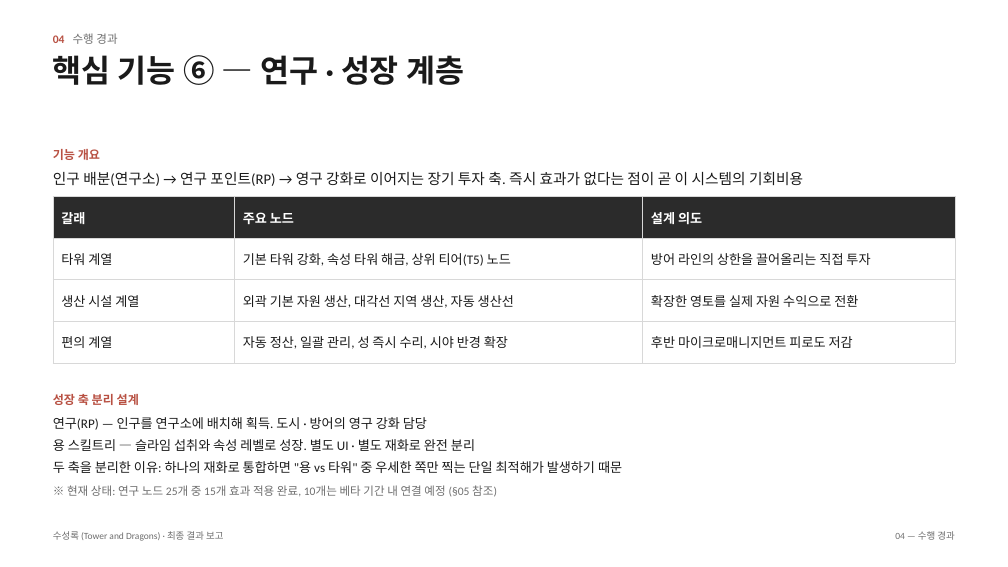
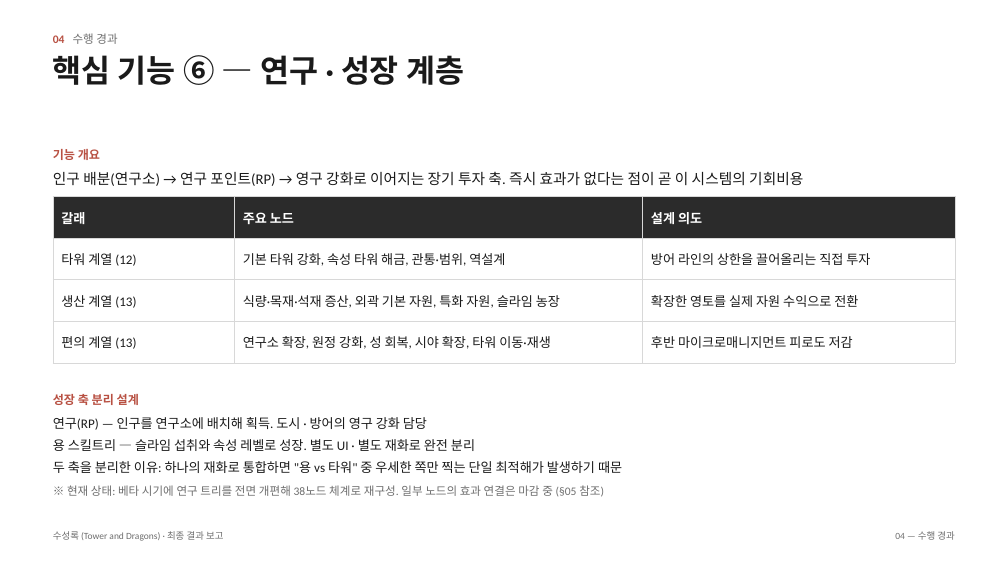
Before and after one commit to JoKangHyeon/TowerAndDragon, a slide deck: slide 14 of Docs/수성록_최종결과보고_초안.pptx (slide 13 before the commit). Drawn at 1008x567 pixels with LibreOffice and Linux fonts; fonts in the diff are those of the drawing. Boxes give left, top, right and bottom in pixels: in the first picture for what was removed or moved away, otherwise in the second. Text is boxed around its words. In the diff, an @@ line names an element or a change of style, - is before the commit and + after.

```diff
--- a/Docs/수성록_최종결과보고_초안.pptx
+++ b/Docs/수성록_최종결과보고_초안.pptx
@@ table at [53, 197, 955, 353] @@
-row 2, column 1: 타워 계열
+row 2, column 1: 타워 계열 (12)
-row 2, column 2: 기본 타워 강화, 속성 타워 해금, 상위 티어(T5) 노드
+row 2, column 2: 기본 타워 강화, 속성 타워 해금, 관통·범위, 역설계
-row 3, column 1: 생산 시설 계열
+row 3, column 1: 생산 계열 (13)
-row 3, column 2: 외곽 기본 자원 생산, 대각선 지역 생산, 자동 생산선
+row 3, column 2: 식량·목재·석재 증산, 외곽 기본 자원, 특화 자원, 슬라임 농장
-row 4, column 1: 편의 계열
+row 4, column 1: 편의 계열 (13)
-row 4, column 2: 자동 정산, 일괄 관리, 성 즉시 수리, 시야 반경 확장
+row 4, column 2: 연구소 확장, 원정 강화, 성 회복, 시야 확장, 타워 이동·재생
@@ text at [67, 485, 604, 497]: text changed @@
-※ 현재 상태: 연구 노드 25개 중 15개 효과 적용 완료, 10개는 베타 기간 내 연결 예정 (§05 참조)
+※ 현재 상태: 베타 시기에 연구 트리를 전면 개편해 38노드 체계로 재구성. 일부 노드의 효과 연결은 마감 중 (§05 참조)
```
Also in this commit, not shown: 3 other slides changed, 4 slides added, 3 slides removed, 1 other file.
